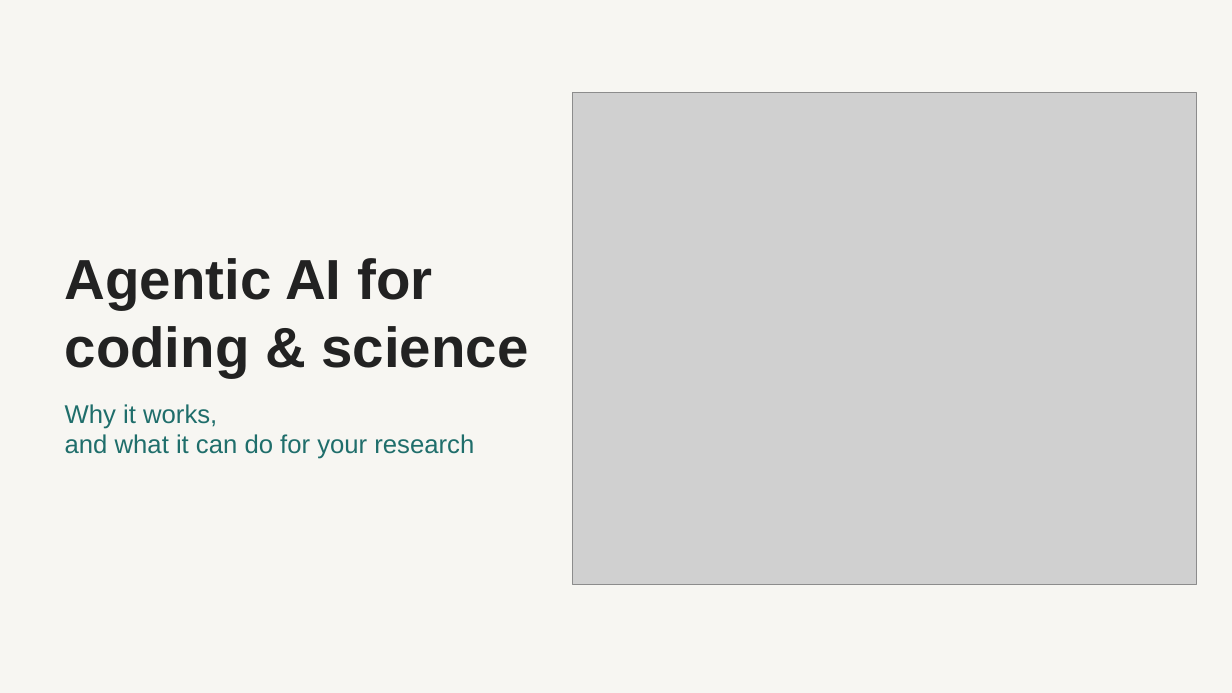
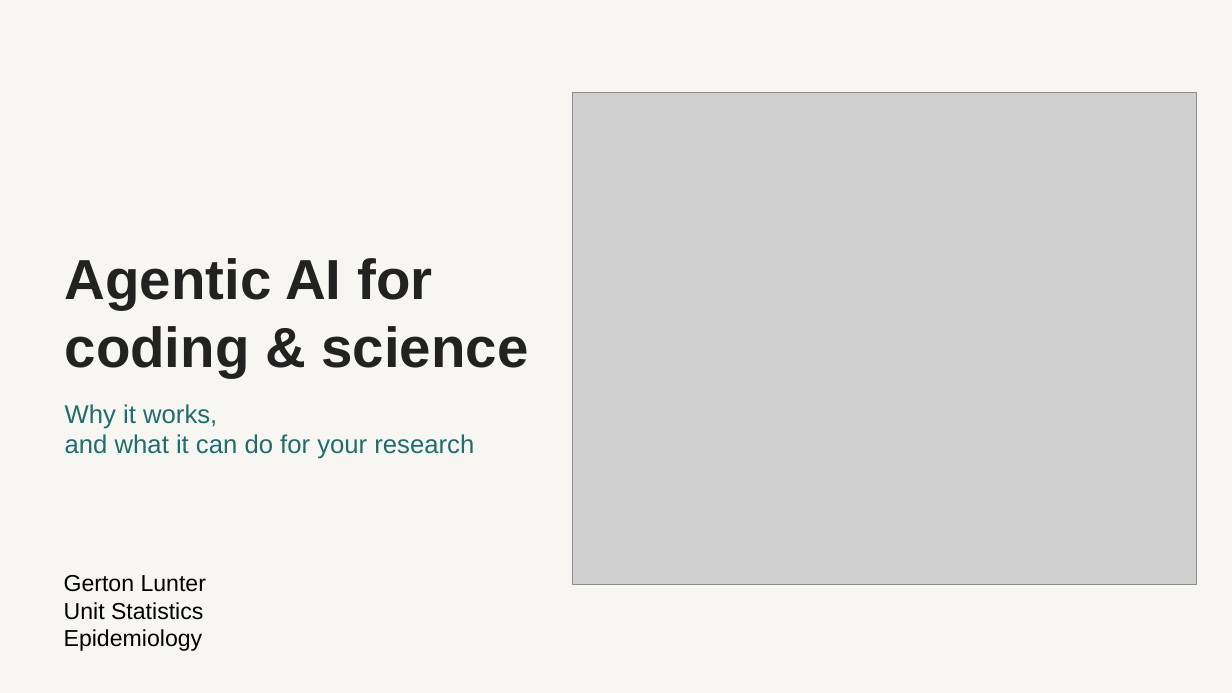
Before and after one commit to luntergroup/health-in-context-agents-workshop, a slide deck: slide 1 of material/intro-slides/reproducible_science.pptx. Drawn at 1232x693 pixels with LibreOffice and Linux fonts; fonts in the diff are those of the drawing; grey boxes stand for pictures. Boxes give left, top, right and bottom in pixels: in the first picture for what was removed or moved away, otherwise in the second. Text is boxed around its words. In the diff, an @@ line names an element or a change of style, - is before the commit and + after.

```diff
--- a/material/intro-slides/reproducible_science.pptx
+++ b/material/intro-slides/reproducible_science.pptx
@@ text added at box(64, 575, 206, 651), 18 pt, text #000000 @@
+Gerton Lunter
+Unit Statistics
+Epidemiology
```
Also in this commit, not shown: 5 other slides changed.
